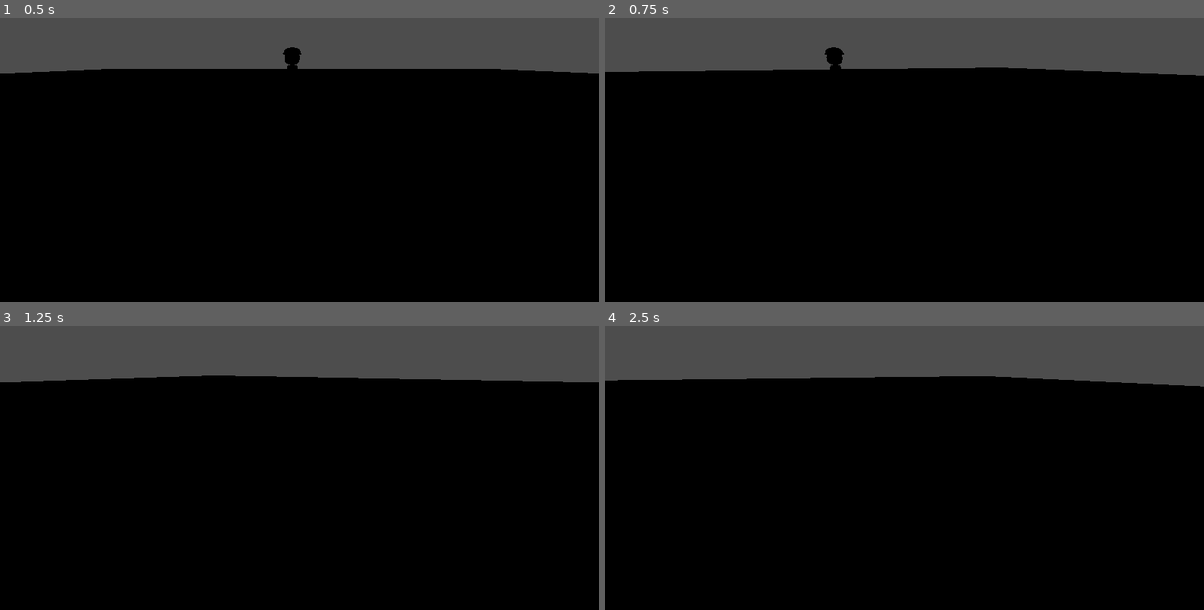
Above: before the commit, frames 1-4 (two rows, left to right).
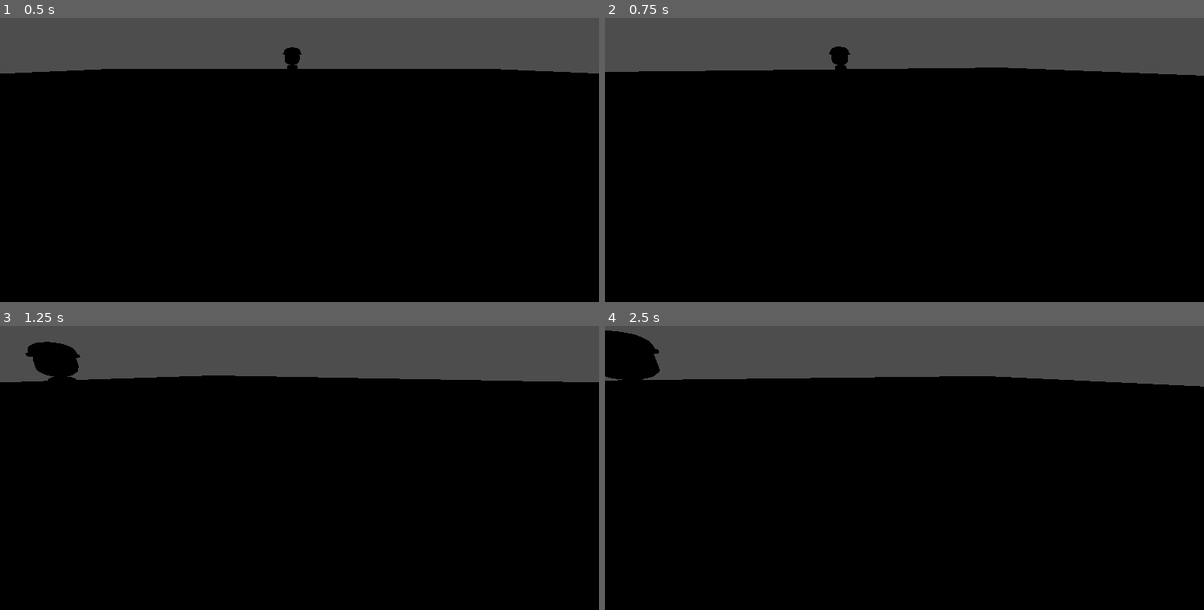
Above: after the commit, the same moments.

Repository: MJMrigg/Game-JAM-Game-Dev-1
Game: Godot game, scene res://Scenes/main.tscn
Two runs of this game, one before a commit and one after it. Both use one fixed random seed, a clock stepped at 60 frames per second and the inputs below.
Inputs (mouse positions are in pixels of both pictures, inside the frame that each line leads up to):
- Up to frame 1 (0.5 s): no input
- Up to frame 2 (0.75 s): move the mouse to (1036, 117) at 0.52 s; hold D (p_right) from 0.53 s (still down); right-click (1036, 117) at 0.6 s
- Up to frame 3 (1.25 s): keep holding D (p_right)
- Up to frame 4 (2.5 s): move the mouse to (784, 459) at 1.27 s; release D (p_right) at 1.28 s; hold S (p_backward) 1.28-2.03 s; tap Space (p_interact) at 1.35 s; right-click (784, 459) at 1.55 s; move the mouse to (964, 368) at 2.02 s; hold D (p_right) from 2.03 s (still down); right-click (964, 368) at 2.1 s

Frame 1 is identical in both runs. In frame 2, 0.1% of the frame differs, in the area x 36-41%, y 10-19%; in frame 3, 0.9%; in frame 4, 1.3%, in the area x 0-10%, y 1-19%.

Commit message:
NPC moves to sound
When NPC is within range and of type 1 it will go to where the player is

Diff:
--- a/new-game-project/Scenes/player.tscn
+++ b/new-game-project/Scenes/player.tscn
@@ -26,7 +26,7 @@
 [sub_resource type="BoxShape3D" id="BoxShape3D_6t5aa"]
 size = Vector3(1, 0.7, 2)
 
-[node name="Ghost" type="CharacterBody3D"]
+[node name="Ghost" type="CharacterBody3D" groups=["player"]]
 collision_mask = 0
 script = ExtResource("1_cvnsp")
 
@@ -61,7 +61,7 @@
 collision_mask = 62
 
 [node name="CollisionShape3D" type="CollisionShape3D" parent="SoundArea3D"]
-transform = Transform3D(10, 0, 0, 0, 10, 0, 0, 0, 10, 0, 0, 0)
+transform = Transform3D(15, 0, 0, 0, 15, 0, 0, 0, 15, 0, 0, 0)
 shape = SubResource("SphereShape3D_6t5aa")
 
 [node name="Interactor" type="ShapeCast3D" parent="."]
--- a/new-game-project/Scripts/ghost.gd
+++ b/new-game-project/Scripts/ghost.gd
@@ -31,9 +31,6 @@
 			posses()
 		elif(possesed != null):
 			unposses()
-
-	if(Input.is_action_just_pressed("p_sound")):
-		print("Sound")
 
 # Posses an NPC
 func posses() -> void:
@@ -108,9 +105,7 @@
 func earshot_entered(body: Node3D) -> void:
 	if(body.is_in_group("NPCs")):
 		body.earshot = true
-		print("Entered")
 
 func earshot_exited(body: Node3D) -> void:
 	if(body.is_in_group("NPCs")):
 		body.earshot = false
-		print("Exited")
--- a/new-game-project/Scripts/npc.gd
+++ b/new-game-project/Scripts/npc.gd
@@ -7,9 +7,11 @@
 @export var navigator:NavigationAgent3D # Navigation agent
 var unconcious = false # If the NPC is unconcious
 var earshot:bool # If NPC is within earshot of player noise
+var ghost:CharacterBody3D #Player
 
 # Called when the node enters the scene tree for the first time.
 func _ready() -> void:
+	ghost = get_tree().get_nodes_in_group("player")[0]
 	pick_new_target()
 
 func _physics_process(delta: float) -> void:
@@ -27,9 +29,8 @@
 
 	# Reacts if close enough to sound
 	if(Input.is_action_just_pressed("p_sound") && earshot):
-		print("Heard")
 		if(type == 1):
-			print("Traveling to Player")
+			navigator.target_position = ghost.position
 
 	# Check if the target was reached or if it's not reachable
 	if(navigator.is_target_reached() || !navigator.is_target_reachable()):
